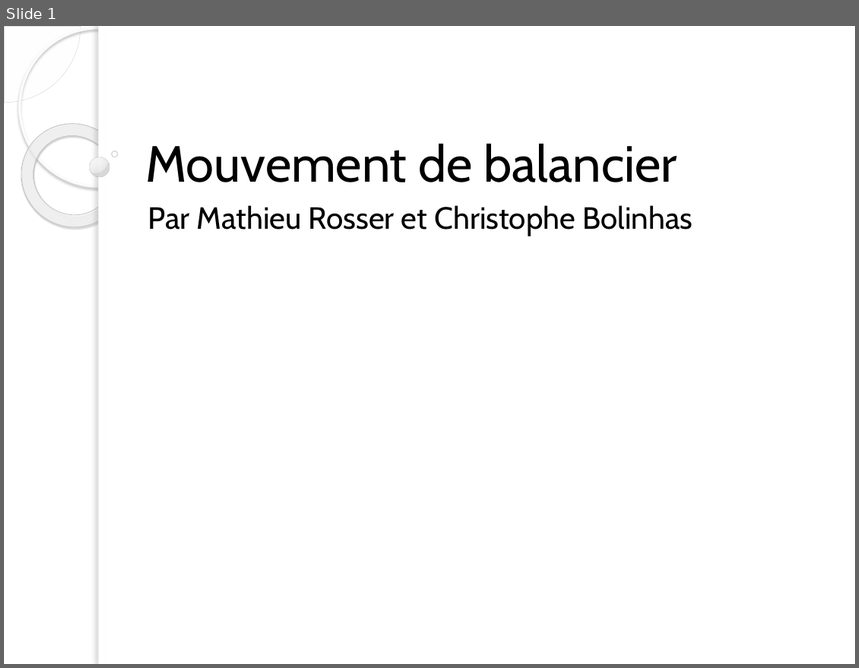
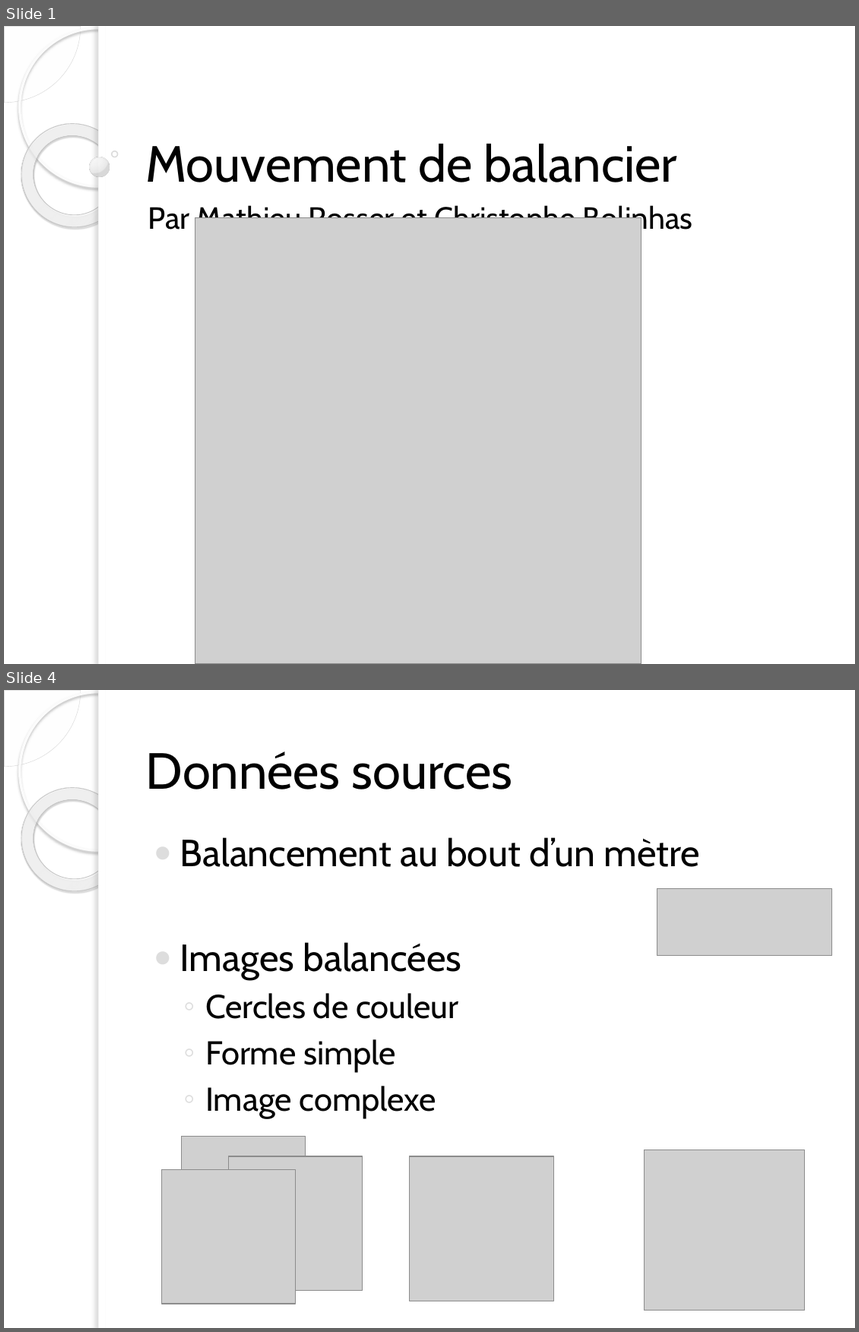
Before and after one commit to ChristopheBolinhas/Balancier, a slide deck: Présentation.pptx. Shown one above the other, each under a label of ours: slide 1 before the commit, slides 1 and 4 after it; the slides between them are not shown. The pictures are 859x668 and 859x1332 pixels, drawn with LibreOffice and Linux fonts; fonts in the diff are those of the drawing; grey boxes stand for pictures; background and template pictures are left out. Boxes give left, top, right and bottom in pixels: in the first picture for what was removed or moved away, otherwise in the second. Text is boxed around its words. In the diff, an @@ line names an element or a change of style, - is before the commit and + after.

Commit message:
Réalisation de la présentation (sans résultat) + Graphiques par rapport aux données

```diff
--- a/Présentation.pptx
+++ b/Présentation.pptx
@@ slide 4 added at (4, 690, 855, 1328), background picture (left out); not listed: 5 template elements that a slide beside it also shows @@
@@ title added at (146, 752, 513, 790), 43 pt, text #000000 @@
+Données sources
@@ text added at (180, 837, 701, 1119), 32 pt, text #000000 @@
+● Balancement au bout d’un mètre
+● Images balancées
+  ◦ Cercles de couleur
+  ◦ Forme simple
+  ◦ Image complexe
@@ picture added at (658, 888, 832, 955) @@
@@ picture added at (182, 1137, 305, 1260) @@
@@ picture added at (229, 1157, 363, 1290) @@
@@ picture added at (409, 1157, 554, 1301) @@
@@ picture added at (644, 1150, 805, 1310) @@
@@ picture added at (161, 1170, 295, 1304) @@
@@ slide 1 changed as well @@
@@ picture added at (195, 218, 642, 664) @@
```
Also in this commit, not shown: 17 other slides added, 6 other files.
